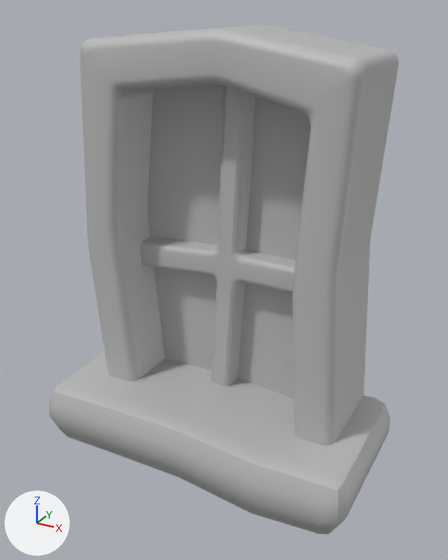
Two versions of the FBX model Assets/model/fenetre_a.fbx, one commit apart.
Before and after are seen from a 50 mm lens placed at (0.018, -0.0355, 0.0285), pointed at (0.001, -0.0045, 0.013). The lights are fixed; the arrows at lower left show +X, +Y and +Z. Where no turn or scale is listed for an object, it has been applied to the vertices.

Objects in the first picture: 'fenetre_01'.
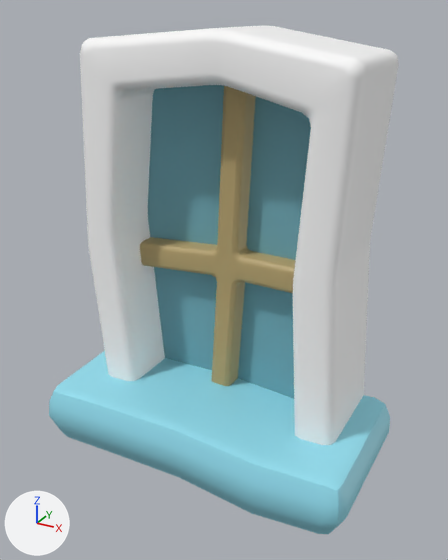
What the commit changed:
Material 'lambert3' (mat_lambert3) is new.
Its base color is (0.5, 0.386, 0.17) (yellow #bca773).
Material 'lambert4' (mat_lambert4) is new.
Its base color is (1.0, 1.0, 1.0) (white #ffffff).
Material 'lambert2' (mat_lambert2) is new.
Its base color is (0.17, 0.424, 0.5) (cyan #73aebc).
Material 'lambert5' (mat_lambert5) is new.
Its base color is (0.296, 0.738, 0.871) (cyan #94dff0).
me_mesh has 303 vertices, 246 faces and spans x -0.0112..0.0112, y -0.0098..0.0001, z -0.0006..0.0276.
me_mesh is used by ob_fenetre_01; location (0.0, 0.0, 0.0).
me_mesh part 1: all 65 faces centred in x -0.0037..0.0048, y -0.0038..-0.0027, z 0.0081..0.0202 switch from mat_lambert1 (grey #bcbcbc) to mat_lambert3 (yellow #bca773).
me_mesh part 2: all 68 faces centred in x -0.011..0.0111, y -0.0097..-0.004, z -0.0004..0.0047 switch from mat_lambert1 (grey #bcbcbc) to mat_lambert5 (cyan #94dff0).
me_mesh part 3: 98 of the faces centred in x -0.0086..0.0091, y -0.0063..-0.0028, z 0.0139..0.0276 switch from mat_lambert1 (grey #bcbcbc) to mat_lambert4 (white #ffffff).
me_mesh part 4: 7 of the faces centred in x -0.0082..-0.0056, y -0.0063..-0.0028, z 0.009..0.0098 switch from mat_lambert1 (grey #bcbcbc) to mat_lambert4 (white #ffffff).
me_mesh part 5: 7 of the faces centred in x 0.0063..0.0089, y -0.0063..-0.0028, z 0.0091..0.0097 switch from mat_lambert1 (grey #bcbcbc) to mat_lambert4 (white #ffffff).
me_mesh part 6: the 1 face centred in x 0.0005, y -0.0024, z 0.0147 switches from mat_lambert1 (grey #bcbcbc) to mat_lambert2 (cyan #73aebc).
me_mesh now uses material mat_lambert2 (cyan #73aebc).

Changed parts and their boxes [x1, y1, x2, y2] in the pictures (448 x 560 px):
part 1 of me_mesh, recoloured (grey to yellow): [140, 86, 295, 386] in both
part 2 of me_mesh, recoloured (grey to cyan): [49, 351, 390, 534] in both
part 3 of me_mesh, recoloured: [80, 26, 399, 294] in both
part 4 of me_mesh, recoloured: [89, 219, 165, 381] in both
part 5 of me_mesh, recoloured: [293, 247, 370, 445] in both
part 6 of me_mesh, recoloured (grey to cyan): [148, 85, 311, 399] in both
